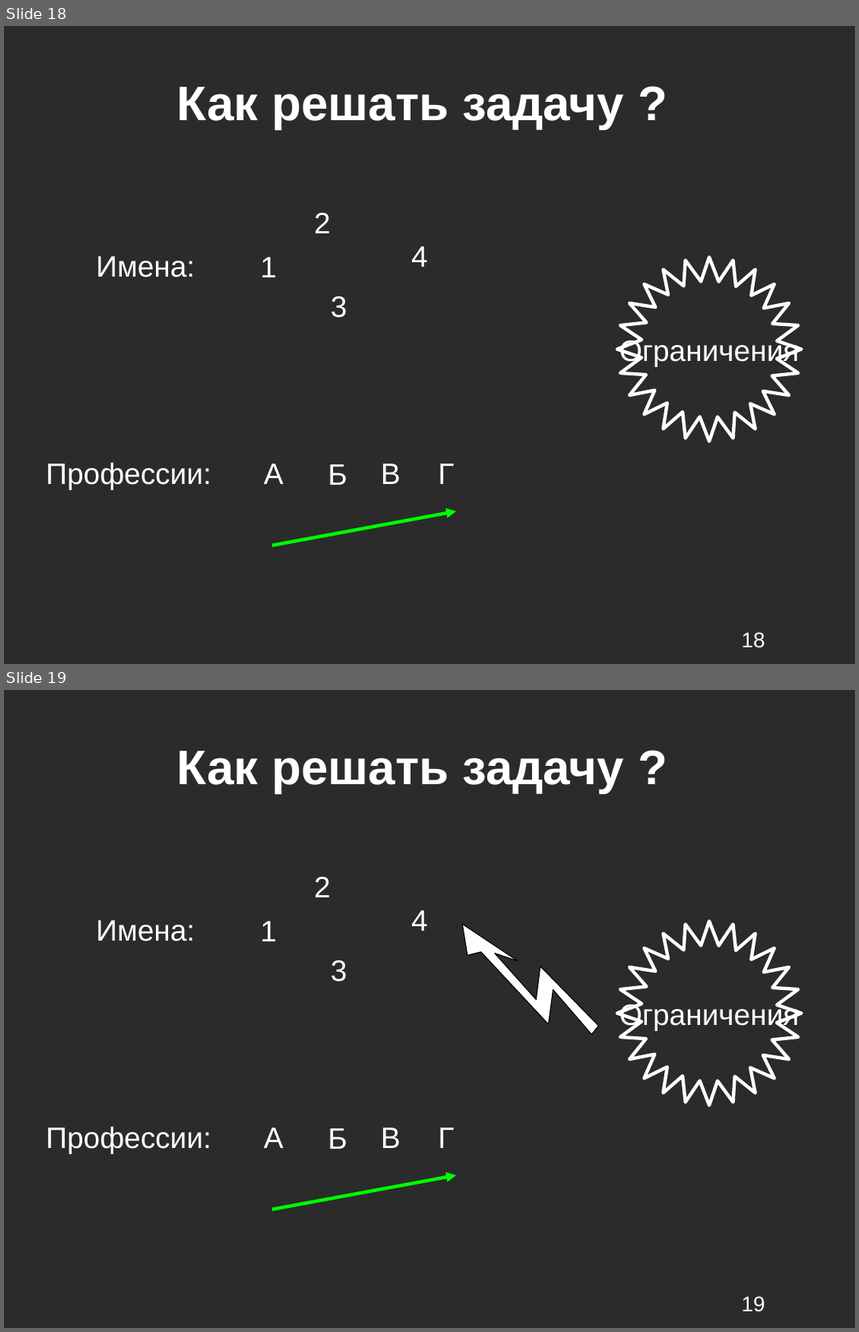
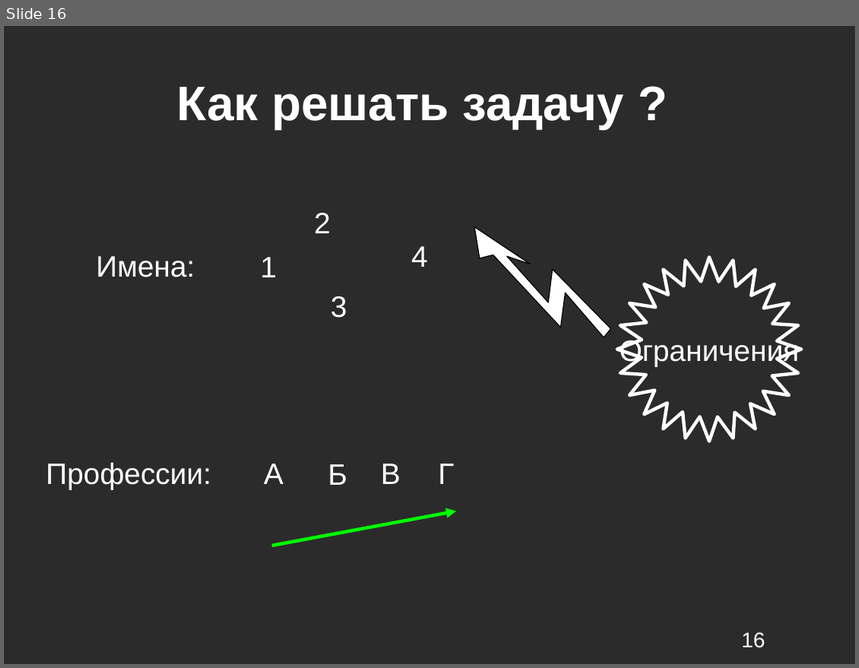
Before and after one commit to kevroletin/Coursework, a slide deck: 236_Кевролетин_презентация.ppt. Shown one above the other, each under a label of ours: slides 18 and 19 before the commit, slide 16 after it. The pictures are 859x1332 and 859x668 pixels, drawn with LibreOffice and Linux fonts; fonts in the diff are those of the drawing; background and template pictures are left out; a plain dark background stands for a picture behind light text. Boxes give left, top, right and bottom in pixels: in the first picture for what was removed or moved away, otherwise in the second. Text is boxed around its words. In the diff, an @@ line names an element or a change of style, - is before the commit and + after.

```diff
--- a/236_Кевролетин_презентация.ppt
+++ b/236_Кевролетин_презентация.ppt
@@ slide 19 removed at (4, 690, 855, 1328), background picture (left out) @@
@@ title removed at (177, 751, 624, 793) @@
-Как решать задачу ?
@@ text removed at (314, 877, 331, 897) @@
-2
@@ text removed at (411, 910, 428, 931) @@
-4
@@ text removed at (96, 920, 195, 942) @@
-Имена:
@@ text removed at (260, 921, 277, 942) @@
-1
@@ freeform shape removed at (439, 925, 611, 1046) @@
@@ freeform shape removed at (617, 922, 800, 1106) @@
-Ограничения
@@ text removed at (331, 961, 348, 982) @@
-3
@@ text removed at (46, 1127, 211, 1154) @@
-Профессии:
@@ text removed at (264, 1128, 284, 1148) @@
-А
@@ text removed at (328, 1129, 348, 1149) @@
-Б
@@ text removed at (381, 1128, 401, 1148) @@
-В
@@ text removed at (438, 1128, 454, 1148) @@
-Г
@@ arrow removed from (272, 1210) to (456, 1175) @@
@@ page number removed at (742, 1296, 766, 1312) @@
-19
@@ what was slide 18 is now slide 16 @@
@@ slide 16 changed as well @@
@@ freeform shape added at (452, 227, 624, 348), fill #FFFFFF, outline #000000 0.74 pt @@
@@ page number at (742, 632, 766, 648): text changed @@
-18
+16
```
Also in this commit, not shown: 8 other slides changed, 2 other slides removed.
